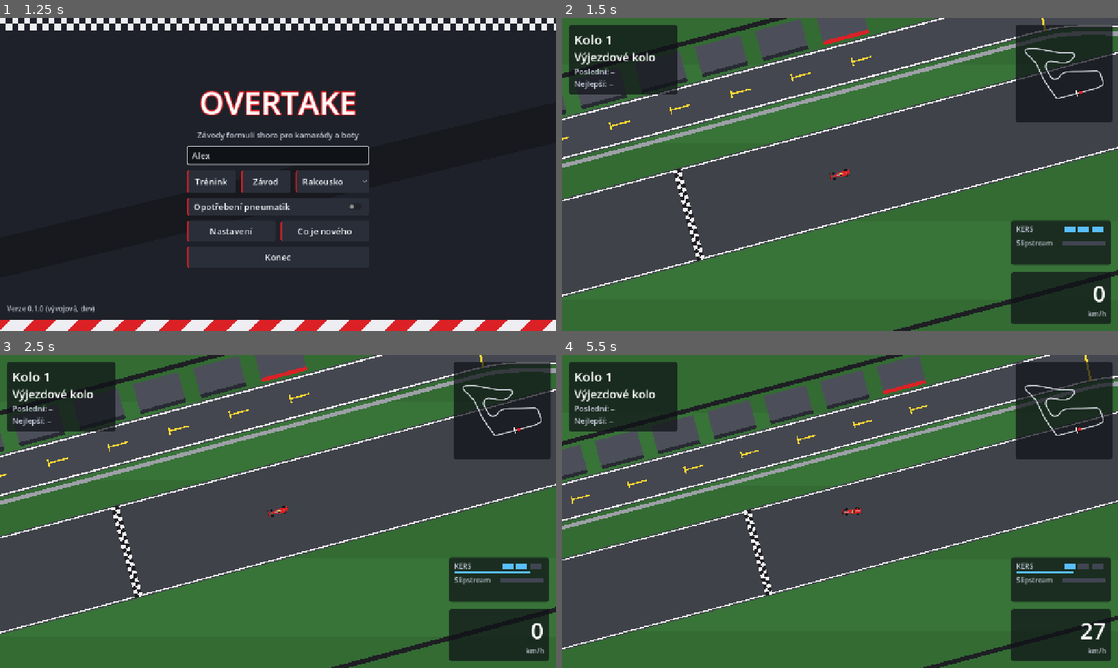
Above: before the commit, frames 1-4 (two rows, left to right).
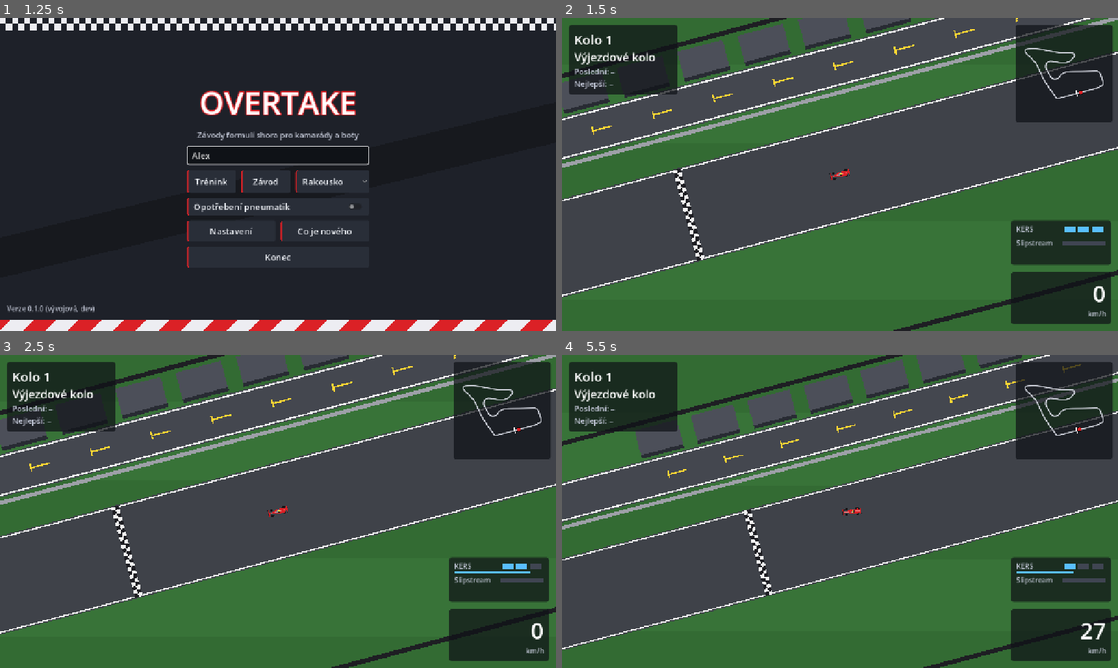
Above: after the commit, the same moments.

Repository: nejhorsiprogramatorsveta/overtake
Game: Godot game, scene res://src/ui/main_menu.tscn
The game is run twice, just before and just after one commit, with the same random seed, the same clock (stepped at 60 frames per second) and the same inputs.
Inputs (mouse positions are in pixels of both pictures, inside the frame that each line leads up to):
- Up to frame 1 (1.25 s): click (278, 155) at 0.52 s; type "Alex" at 0.6 s
- Up to frame 2 (1.5 s): click "Trénink" at 1.25 s
- Up to frame 3 (2.5 s): tap Enter at 2 s; move the mouse to (400, 495) at 2.02 s; hold D (steer_right) from 2.03 s (still down); hold Space (clutch) from 2.03 s (still down); click (400, 495) at 2.17 s; tap K (kers) at 2.3 s
- Up to frame 4 (5.5 s): release D (steer_right) at 2.75 s; release Space (clutch) at 2.75 s; drag from (728, 527) to (812, 574) at 2.77 s; tap Enter at 3.5 s; move the mouse to (895, 442) at 3.52 s; hold D (steer_right) 3.53-4.25 s; hold W (throttle) 3.53-4.25 s; tap Space (clutch) at 3.8 s; drag from (812, 574) to (673, 464) at 4.27 s; move the mouse to (1006, 558) at 5.02 s; hold A (steer_left) from 5.03 s (still down); hold K (kers) from 5.03 s (still down); tap W (throttle) at 5.3 s

Frame 1 is identical in both runs. In frame 2, 2.9% of the frame differs, in the area x 0-100%, y 0-40%; in frame 3, 2.9%; in frame 4, 4.8%, in the area x 0-100%, y 0-48%.

Commit message:
feat: real-circuit pit lane, green zone at the end, more grip
- pit entry/exit positions come from the track data (Austria like the real
  circuit: entry between T9 and T10, exit through the inside of T1);
  entry and exit are smooth curves through the infield
- pit minigame: only the last 15 % of the bar is green (2.6 -> 2.0 s)
- tyre grip 34 -> 37 m/s²

Co-Authored-By: Claude Opus 5.5 <noreply@anthropic.com>

Diff:
--- a/data/car/car_tuning.tres
+++ b/data/car/car_tuning.tres
@@ -9,7 +9,7 @@
 drag = 0.0016
 engine_brake = 2.5
 brake_decel = 30.0
-grip = 34.0
+grip = 37.0
 combined_grip = 0.5
 low_speed_grip_bonus = 0.35
 low_speed_grip_speed = 45.0
--- a/data/race/race_rules.tres
+++ b/data/race/race_rules.tres
@@ -26,6 +26,8 @@
 pit_bar_time = 1.4
 pit_best = 2.0
 pit_worst = 4.5
+pit_green_from = 0.85
+pit_good = 2.6
 pit_fumble = 3.0
 grid_first = 10.0
 grid_spacing = 8.0
--- a/data/tracks/austria.json
+++ b/data/tracks/austria.json
@@ -1 +1 @@
-{"id":"austria","name_key":"TRACK_AUSTRIA_NAME","source":"ba …(66 unchanged characters)… 0,"length":2642.0,"sectors":[220,440],"points":[[145.52,216.27],[141.65,217.3],[ …(10439 unchanged characters)…
+{"id":"austria","name_key":"TRACK_AUSTRIA_NAME","source":"ba …(66 unchanged characters)… 0,"length":2642.0,"sectors":[220,440],"pit_entry":0.867,"pit_exit":0.11,"points":[[145.52,216.27],[141.65,217.3],[ …(10439 unchanged characters)…
--- a/src/data_types/car_tuning.gd
+++ b/src/data_types/car_tuning.gd
@@ -20,7 +20,8 @@
 @export var brake_decel := 30.0
 ## Tyre grip (m/s²): cornering limit at speed and the limit for braking/accelerating;
 ## braking takes part of it away from cornering (combined_grip).
-@export var grip := 34.0
+## User 2026-11-22: a bit more grip (34 -> 37).
+@export var grip := 37.0
 ## How much braking/accelerating takes away from cornering: 1 = full friction circle (full
 ## braking leaves ~half the cornering grip), 0 = braking never limits steering.
 ## User 2026-11-22: braking felt like locked wheels -> 0.5 (full braking keeps ~3/4).
--- a/src/data_types/race_rules.gd
+++ b/src/data_types/race_rules.gd
@@ -48,6 +48,10 @@
 ## Stop time when Space is pressed at the very end of the bar (best) / at its start (worst).
 @export var pit_best := 2.0
 @export var pit_worst := 4.5
+## The green zone is only the end of the bar (user 2026-11-22): from pit_green_from (0..1) the
+## stop gets from pit_good down to pit_best; before it from pit_worst to pit_good.
+@export var pit_green_from := 0.85
+@export var pit_good := 2.6
 ## Not pressed before the bar ends: a fumble, pit_worst + pit_fumble seconds.
 @export var pit_fumble := 3.0
 
--- a/src/race/pit_lane.gd
+++ b/src/race/pit_lane.gd
@@ -1,15 +1,22 @@
 class_name PitLane
 extends RefCounted
-## Geometry of the pit lane (PLAN.md B): a lane parallel to the start/finish straight on the
-## inside of the lap, joined to the track edge by an entry and an exit curve. Built from the
-## track at run time: the straight around the line is found from the curvature. The path is
-## a polyline in metres with distances; garages (boxes) are at fixed distances along it.
+## Geometry of the pit lane (PLAN.md B): leaves the track at TrackData.pit_entry and rejoins it at
+## pit_exit (like the real circuit; Austria: entry between T9 and T10, lane along the main
+## straight, exit inside T1), always on the inside of the lap.
+## Entry and exit are smooth curves through the infield (not along the corner), the middle runs
+## beside the main straight. Without entry/exit data the lane uses the straight around the line.
+## The path is a polyline in metres; garages stand along the main straight around the line.
 
 ## A curve sharper than this radius ends the straight.
 const STRAIGHT_RADIUS := 500.0
 const STEP := 2.0
 ## Path starts/ends this far inside the asphalt edge (the car turns in from the track).
 const EDGE_INSET := 3.0
+## The garages stand along the main straight from this far before the line to this far after.
+const GARAGES_BEFORE_LINE := 150.0
+const GARAGES_AFTER_LINE := 30.0
+## The straight lane part stops this far before the corners at either end of the straight.
+const STRAIGHT_MARGIN := 15.0
 
 var track: TrackData
 var rules: RaceRules
@@ -21,6 +28,10 @@
 var points := PackedVector2Array()
 var distances := PackedFloat32Array()
 var length := 0.0
+## Lateral offset (from the centre line, towards `side`) at each path point.
+var laterals := PackedFloat32Array()
+var _box_start := 0.0
+var _box_end := 0.0
 
 
 static func build(track_data: TrackData, race_rules: RaceRules) -> PitLane:
@@ -37,11 +48,17 @@
 
 
 func box_distance(slot: int) -> float:
-	return clampf(rules.pit_blend + rules.pit_first_box + slot * rules.pit_box_spacing, 0.0, length - rules.pit_blend)
+	return clampf(_box_start + rules.pit_box_spacing * 0.5 + slot * rules.pit_box_spacing, 0.0, length)
 
 
 func box_count() -> int:
-	return int((length - 2.0 * rules.pit_blend - rules.pit_first_box) / rules.pit_box_spacing)
+	return maxi(int((_box_end - _box_start) / rules.pit_box_spacing), 1)
+
+
+## True where the lane runs at its full distance from the track (pit wall, limiter lines).
+func is_full_offset(s: float) -> bool:
+	var i := _index_at(s)
+	return laterals[i] >= track.half_width() + rules.pit_offset - 0.5
 
 
 func position_at(s: float) -> Vector2:
@@ -81,21 +98,65 @@
 	for k in track.curvatures:
 		total += k
 	side = 1.0 if total > 0.0 else -1.0
-	var before := _straight_extent(-1)
-	var after := _straight_extent(1)
-	entry_distance = fposmod(-before, track.length)
-	exit_distance = after
-	var span := before + after
+	# The straight lane part runs beside the main straight around the line.
+	var lane_from := -_straight_extent(-1) + STRAIGHT_MARGIN
+	var lane_to := _straight_extent(1) - STRAIGHT_MARGIN
+	if track.pit_entry >= 0.0 and track.pit_exit >= 0.0:
+		entry_distance = track.pit_entry * track.length
+		exit_distance = track.pit_exit * track.length
+	else:
+		entry_distance = fposmod(lane_from - rules.pit_blend, track.length)
+		exit_distance = lane_to + rules.pit_blend
 	var inset := side * (track.half_width() - EDGE_INSET)
-	var d := 0.0
-	while d <= span:
-		var blend := 1.0
-		if d < rules.pit_blend:
-			blend = smoothstep(0.0, rules.pit_blend, d)
-		elif d > span - rules.pit_blend:
-			blend = smoothstep(0.0, rules.pit_blend, span - d)
-		points.append(track.position_at(entry_distance + d, lerpf(inset, lane_lateral(), blend)))
-		d += STEP
+	var full := lane_lateral()
+	var dense := PackedVector2Array()
+	# Entry: a smooth curve through the infield from the track edge to the straight lane.
+	_curve(dense, track.position_at(entry_distance, inset), track.tangents[track._index_at(fposmod(entry_distance, track.length))],
+			track.position_at(lane_from, full), track.tangents[track._index_at(fposmod(lane_from, track.length))])
+	var d := lane_from + 1.0
+	while d < lane_to:
+		dense.append(track.position_at(d, full))
+		d += 1.0
+	# Exit: a smooth curve through the infield back to the track edge after the corner.
+	_curve(dense, track.position_at(lane_to, full), track.tangents[track._index_at(fposmod(lane_to, track.length))],
+			track.position_at(exit_distance, inset), track.tangents[track._index_at(fposmod(exit_distance, track.length))])
+	_resample(dense)
+	var query := TrackQuery.new()
+	for point in points:
+		query.update(track, point)
+		laterals.append(query.lateral * side)
+	# Garages along the main straight around the start/finish line.
+	_box_start = project(track.position_at(-GARAGES_BEFORE_LINE, full))
+	_box_end = project(track.position_at(GARAGES_AFTER_LINE, full))
+
+
+## Cubic Bezier from a (heading da) to b (heading db), appended in ~1 m steps.
+func _curve(target: PackedVector2Array, a: Vector2, da: Vector2, b: Vector2, db: Vector2) -> void:
+	var reach := a.distance_to(b) * 0.4
+	var c1 := a + da * reach
+	var c2 := b - db * reach
+	var steps := maxi(int(a.distance_to(b) * 1.5), 8)
+	for i in steps + 1:
+		var t := float(i) / steps
+		var u := 1.0 - t
+		target.append(a * u * u * u + c1 * 3.0 * u * u * t + c2 * 3.0 * u * t * t + b * t * t * t)
+
+
+## Points every STEP metres along a dense polyline.
+func _resample(dense: PackedVector2Array) -> void:
+	points.append(dense[0])
+	var carried := 0.0
+	for i in range(1, dense.size()):
+		var a := dense[i - 1]
+		var b := dense[i]
+		var seg := a.distance_to(b)
+		var pos := STEP - carried
+		while pos <= seg:
+			points.append(a.lerp(b, pos / seg))
+			pos += STEP
+		carried = seg - (pos - STEP)
+	if points[points.size() - 1].distance_to(dense[dense.size() - 1]) > 0.1:
+		points.append(dense[dense.size() - 1])
 	distances.resize(points.size())
 	var total_length := 0.0
 	for i in points.size():
--- a/src/race/pit_lane_view.gd
+++ b/src/race/pit_lane_view.gd
@@ -50,11 +50,19 @@
 		_quad_along(i, -HALF_WIDTH - 0.3, HALF_WIDTH + 0.3, ASPHALT)
 		_quad_along(i, HALF_WIDTH - 0.4, HALF_WIDTH, LINE)
 		_quad_along(i, -HALF_WIDTH, -HALF_WIDTH + 0.4, LINE)
-		var s := lane.distances[i]
-		if s > lane.rules.pit_blend * 0.6 and s < lane.length - lane.rules.pit_blend * 0.6:
+		if lane.is_full_offset(lane.distances[i]) and lane.is_full_offset(lane.distances[i + 1]):
 			_quad_along(i, -HALF_WIDTH - 2.2, -HALF_WIDTH - 1.2, WALL)
-	for s: float in [lane.rules.pit_blend, lane.length - lane.rules.pit_blend]:
-		_rect_at(s, -HALF_WIDTH, HALF_WIDTH, 0.6, LIMIT)
+	# Speed limit lines where the lane reaches / leaves its full offset.
+	var first := -1.0
+	var last := -1.0
+	for i in lane.points.size():
+		if lane.is_full_offset(lane.distances[i]):
+			if first < 0.0:
+				first = lane.distances[i]
+			last = lane.distances[i]
+	for s: float in [first, last]:
+		if s >= 0.0:
+			_rect_at(s, -HALF_WIDTH, HALF_WIDTH, 0.6, LIMIT)
 	for box in lane.box_count():
 		var s := lane.box_distance(box)
 		var colour := player_color if box == player_box else GARAGE
--- a/src/race/pit_minigame.gd
+++ b/src/race/pit_minigame.gd
@@ -1,9 +1,9 @@
 class_name PitMinigame
 extends RefCounted
 ## The pit stop "release" minigame (PLAN.md B, user: press Space as late as possible): after a
-## short wait a bar runs from 0 to 100 %. Pressing at fraction f gives a stop of
-## lerp(pit_worst, pit_best, f) seconds - later is faster; not pressing before the bar ends is
-## a fumble (pit_worst + pit_fumble). The car leaves once the stop time is over (never before
+## short wait a bar runs from 0 to 100 %. Only its end is green: pressing there gives the
+## fastest stops (pit_good -> pit_best), earlier is slower (pit_worst -> pit_good); not pressing
+## before the bar ends is a fumble (pit_worst + pit_fumble). The car leaves once the stop time is over (never before
 ## the press). Deterministic: driven by update() ticks.
 
 var rules: RaceRules
@@ -24,6 +24,13 @@
 	return clampf((elapsed - rules.pit_prepare) / rules.pit_bar_time, 0.0, 1.0)
 
 
+## Stop time for a press at bar position f (0..1).
+func stop_time_at(f: float) -> float:
+	if f >= rules.pit_green_from:
+		return lerpf(rules.pit_good, rules.pit_best, (f - rules.pit_green_from) / (1.0 - rules.pit_green_from))
+	return lerpf(rules.pit_worst, rules.pit_good, f / rules.pit_green_from)
+
+
 func decided() -> bool:
 	return stop_time >= 0.0
 
@@ -40,7 +47,7 @@
 		return
 	if press and elapsed >= rules.pit_prepare:
 		pressed_at = bar()
-		stop_time = maxf(lerpf(rules.pit_worst, rules.pit_best, pressed_at), elapsed)
+		stop_time = maxf(stop_time_at(pressed_at), elapsed)
 	elif bar() >= 1.0:
 		fumbled = true
 		stop_time = rules.pit_worst + rules.pit_fumble
--- a/src/track/track_data.gd
+++ b/src/track/track_data.gd
@@ -22,6 +22,10 @@
 var curvatures := PackedFloat32Array()
 ## Point indices of the sector 1/2 and 2/3 boundaries.
 var sectors := PackedInt32Array()
+## Where the pit lane leaves and rejoins the track, as a share of the lap (-1 = not set:
+## PitLane then uses the straight around the line).
+var pit_entry := -1.0
+var pit_exit := -1.0
 
 
 static func load_file(path: String) -> TrackData:
@@ -41,6 +45,8 @@
 	for point: Variant in data.get("points", []):
 		if point is Array and point.size() == 2:
 			track.points.append(Vector2(float(point[0]), float(point[1])))
+	track.pit_entry = float(data.get("pit_entry", -1.0))
+	track.pit_exit = float(data.get("pit_exit", -1.0))
 	for sector: Variant in data.get("sectors", []):
 		track.sectors.append(int(sector))
 	if track.points.size() < 8:
--- a/src/ui/pit_popup.gd
+++ b/src/ui/pit_popup.gd
@@ -1,11 +1,12 @@
 class_name PitPopup
 extends PanelContainer
-## The pit stop popup (PLAN.md B, like in F1 games): a bar runs from 0 to 100 %, press Space as
-## late as possible; afterwards the stop time or the fumble is shown until the car leaves.
+## The pit stop popup (PLAN.md B, like in F1 games): a bar runs from 0 to 100 %, only its end is
+## green - press Space as late as possible; afterwards the stop time or the fumble is shown until the car leaves.
 
 const BAR_SIZE := Vector2(380, 30)
 const EARLY := Color(0.85, 0.25, 0.2)
-const LATE := Color(0.3, 0.85, 0.35)
+const MIDDLE := Color(0.85, 0.55, 0.2)
+const LATE := Color(0.25, 0.9, 0.35)
 const MARKER := Color.WHITE
 
 var _title := Label.new()
@@ -13,6 +14,7 @@
 var _text := Label.new()
 var _fraction := 0.0
 var _pressed_at := -1.0
+var _rules: RaceRules
 
 
 func _ready() -> void:
@@ -47,6 +49,7 @@
 	visible = game != null and stop.phase == PitStop.Phase.STOPPED
 	if not visible:
 		return
+	_rules = stop.rules
 	_fraction = game.bar()
 	_pressed_at = game.pressed_at
 	if game.fumbled:
@@ -62,9 +65,15 @@
 
 
 func _draw_bar() -> void:
-	var steps := 24
+	var green_from := 0.85
+	if _rules:
+		green_from = _rules.pit_green_from
+	var red_width := BAR_SIZE.x * green_from
+	var steps := 20
 	for i in steps:
-		var w := BAR_SIZE.x / steps
-		_bar.draw_rect(Rect2(i * w, 0, w + 0.5, BAR_SIZE.y), EARLY.lerp(LATE, float(i) / (steps - 1)) * Color(1, 1, 1, 0.85))
+		var w := red_width / steps
+		_bar.draw_rect(Rect2(i * w, 0, w + 0.5, BAR_SIZE.y), EARLY.lerp(MIDDLE, float(i) / (steps - 1)))
+	_bar.draw_rect(Rect2(red_width, 0, BAR_SIZE.x - red_width, BAR_SIZE.y), LATE)
+	_bar.draw_rect(Rect2(red_width - 1, -3, 2, BAR_SIZE.y + 6), Color.WHITE * Color(1, 1, 1, 0.6))
 	var x := (_pressed_at if _pressed_at >= 0.0 else _fraction) * BAR_SIZE.x
-	_bar.draw_rect(Rect2(x - 3, -4, 6, BAR_SIZE.y + 8), MARKER)
+	_bar.draw_rect(Rect2(x - 3, -5, 6, BAR_SIZE.y + 10), MARKER)
--- a/tests/test_pit_stop.gd
+++ b/tests/test_pit_stop.gd
@@ -21,18 +21,47 @@
 	check(absf(query.lateral) < track.half_width(), "the entry starts on the asphalt")
 
 
+func test_pit_lane_keeps_off_the_track_except_at_its_ends() -> void:
+	var lane := PitLane.build(track, rules)
+	var query := TrackQuery.new()
+	var closest := INF
+	var s := 60.0  # the first/last metres peel off from / merge into the track edge
+	while s < lane.length - 60.0:
+		query.index = -1
+		query.update(track, lane.position_at(s))
+		closest = minf(closest, absf(query.lateral))
+		s += 2.0
+	check(closest > track.half_width() + TrackData.KERB_WIDTH + 2.0,
+			"away from the ends the pit lane never touches the asphalt or kerb (closest %.1f m from the centre line)" % closest)
+	var entry_fraction := lane.entry_distance / track.length
+	check(entry_fraction > 0.8 and entry_fraction < 0.9, "Austria: entry between T9 and T10 (%.3f)" % entry_fraction)
+	check(lane.exit_distance > 204.0, "Austria: exit after T1 (%.0f m)" % lane.exit_distance)
+
+
 func test_late_press_is_fast_early_press_slow_no_press_fumble() -> void:
 	var results := {}
-	for press_bar: float in [0.95, 0.1, 2.0]:
+	for press_bar: float in [0.97, 0.1, 2.0]:
 		var game := PitMinigame.new(rules)
 		while not game.finished():
 			game.update(DT, game.bar() >= press_bar and game.elapsed >= rules.pit_prepare)
 		results[press_bar] = game.elapsed
 		if press_bar > 1.0:
 			check(game.fumbled, "no press: fumble")
-	check(results[0.95] < 2.4, "late press: about 2 s (%.2f)" % results[0.95])
+	check(results[0.97] < 2.4, "late press (green): about 2 s (%.2f)" % results[0.97])
 	check(results[0.1] > 4.0, "early press: slow (%.2f)" % results[0.1])
 	check(results[2.0] >= rules.pit_worst + rules.pit_fumble - 0.02, "fumble: +3 s (%.2f)" % results[2.0])
+
+
+func test_only_the_end_of_the_bar_is_fast() -> void:
+	var game := PitMinigame.new(rules)
+	check(game.stop_time_at(0.5) > 3.0, "middle of the bar is slow (%.2f)" % game.stop_time_at(0.5))
+	check(game.stop_time_at(rules.pit_green_from) <= rules.pit_good + 0.001, "green zone starts at pit_good")
+	check_eq(game.stop_time_at(1.0), rules.pit_best, "the very end is the best")
+	var last := 99.0
+	for i in 21:
+		var t := game.stop_time_at(i / 20.0)
+		check(t <= last + 0.0001, "later is never slower")
+		last = t
 
 
 func test_space_held_from_before_does_not_count() -> void:
@@ -62,7 +91,7 @@
 	var stopped_ticks := 0
 	while ticks < 60 * 40:
 		ticks += 1
-		var press := stop.phase == PitStop.Phase.STOPPED and stop.minigame.bar() > 0.9
+		var press := stop.phase == PitStop.Phase.STOPPED and stop.minigame.bar() > 0.96
 		if stop.update(car, press, DT):
 			entered = true
 			if stop.phase == PitStop.Phase.IN_LANE and stop.s > rules.pit_blend:
--- a/tools/tracks/tracks.json
+++ b/tools/tracks/tracks.json
@@ -7,6 +7,9 @@
     "reverse": false,
     "start_shift": 0.0,
     "real_lap_s": 65,
-    "target_lap_s": 45
+    "target_lap_s": 45,
+    "pit_entry": 0.867,
+    "pit_exit": 0.11,
+    "pit_note": "as at the real circuit: entry between T9 and T10 (inside), lane along the main straight, exit inside T1 rejoining after it"
   }
 }
Not shown, changed: docs/EDITING_GUIDE.md
Not shown, changed: docs/PLAN.md
